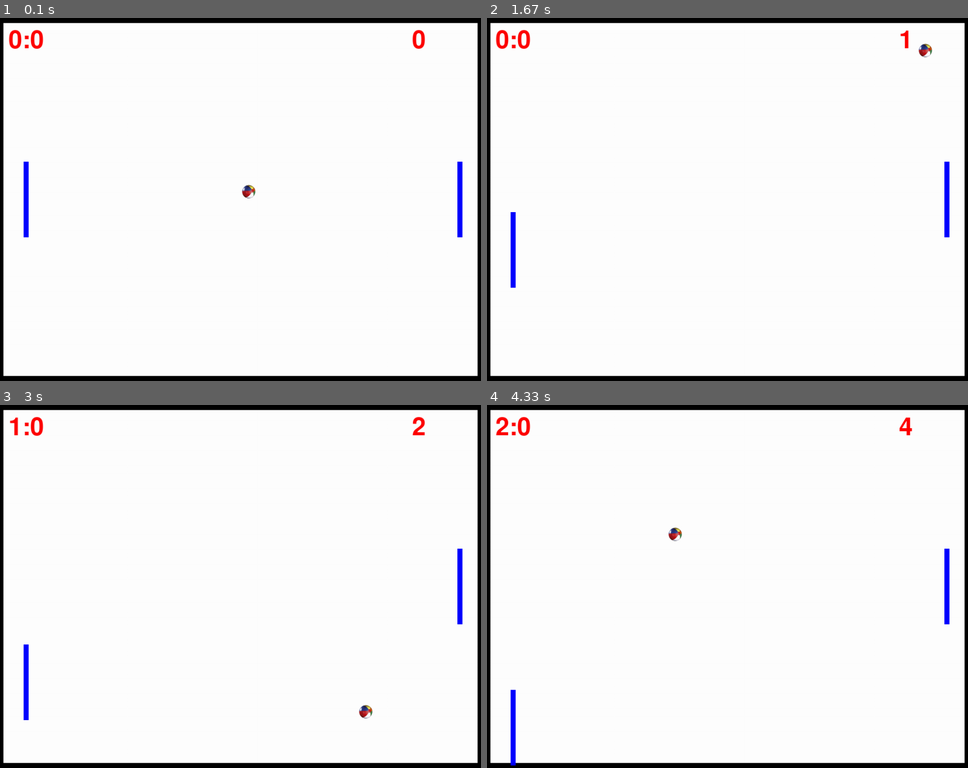
Above: before the commit, frames 1-4 (two rows, left to right).
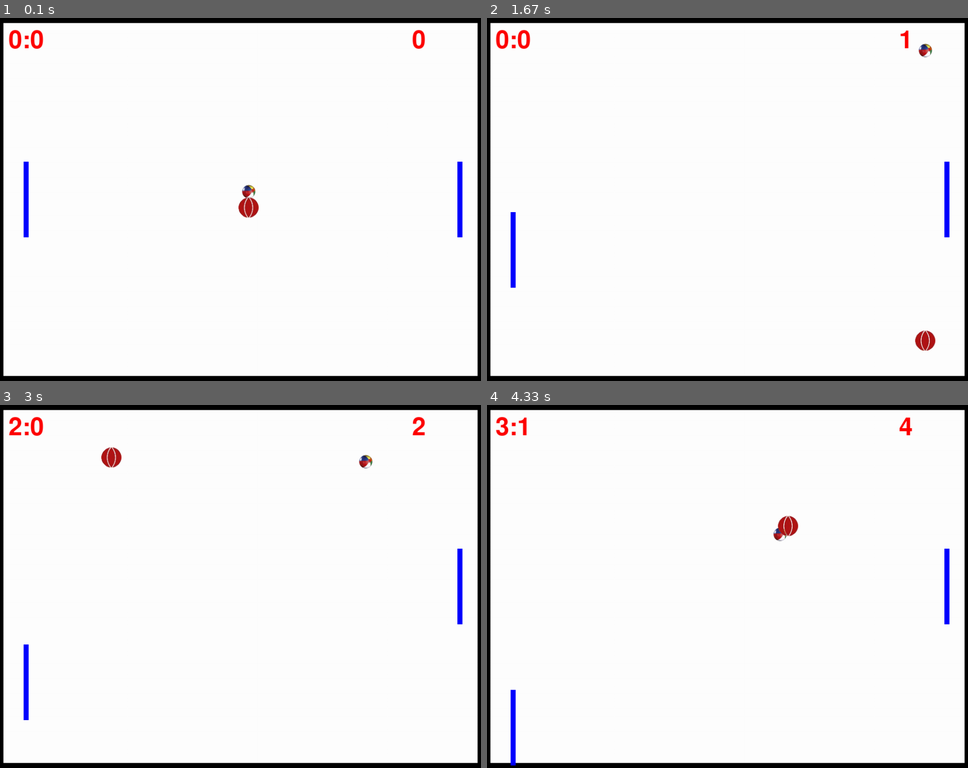
Above: after the commit, the same moments.

Repository: Krit50322/mightypong_pygame
Game: pygame game, started from pong.py
Two runs of this game, one before a commit and one after it. Both use one fixed random seed, a clock stepped at 60 frames per second and the inputs below.
Inputs:
- Up to frame 1 (0.1 s): no input
- Up to frame 2 (1.67 s): tap S at 0.33, 0.67, 1.07, 1.37, 1.57 s
- Up to frame 3 (3 s): tap S at 1.9, 2.2, 2.4, 2.7, 2.97 s
- Up to frame 4 (4.33 s): tap S at 3.3, 3.6, 3.73, 4.13 s

The runs differ from the first frame. In frame 1, 0.2% of the frame differs, in the area x 49-54%, y 49-56%; in frame 2, 0.2%; in frame 3, 0.4%; in frame 4, 0.5%, in the area x 1-65%, y 3-38%.

Commit message:
feat : add red ball

Diff:
--- a/pong.py
+++ b/pong.py
@@ -131,9 +131,10 @@
 rightPaddle = Paddle(scrWidth-50, scrHeight/2)
 
 ball = BallSprite('smallBall.png')
+red_ball = BallSprite("super_dangerous_ball.png")
 
 sprites = pygame.sprite.OrderedUpdates(top, bottom, left, right,
-                               leftPaddle, rightPaddle, ball)
+                               leftPaddle, rightPaddle, ball, red_ball)
 
 # game vars
 leftStep = 0; rightStep = 0
@@ -180,6 +181,7 @@
         leftPaddle.move(leftStep)
         rightPaddle.move(rightStep)
         ball.update()
+        red_ball.update()
 
         if scoreLeft >= WINNING_SCORE:
             winMsg = "Left Wins!"
